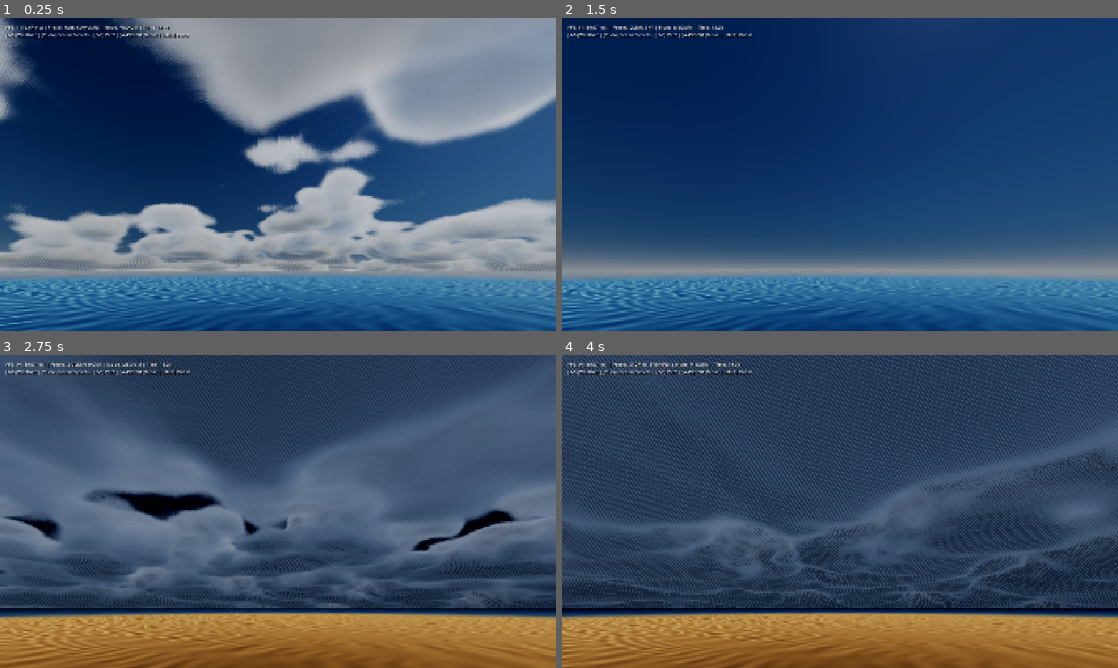
Above: before the commit, frames 1-4 (two rows, left to right).
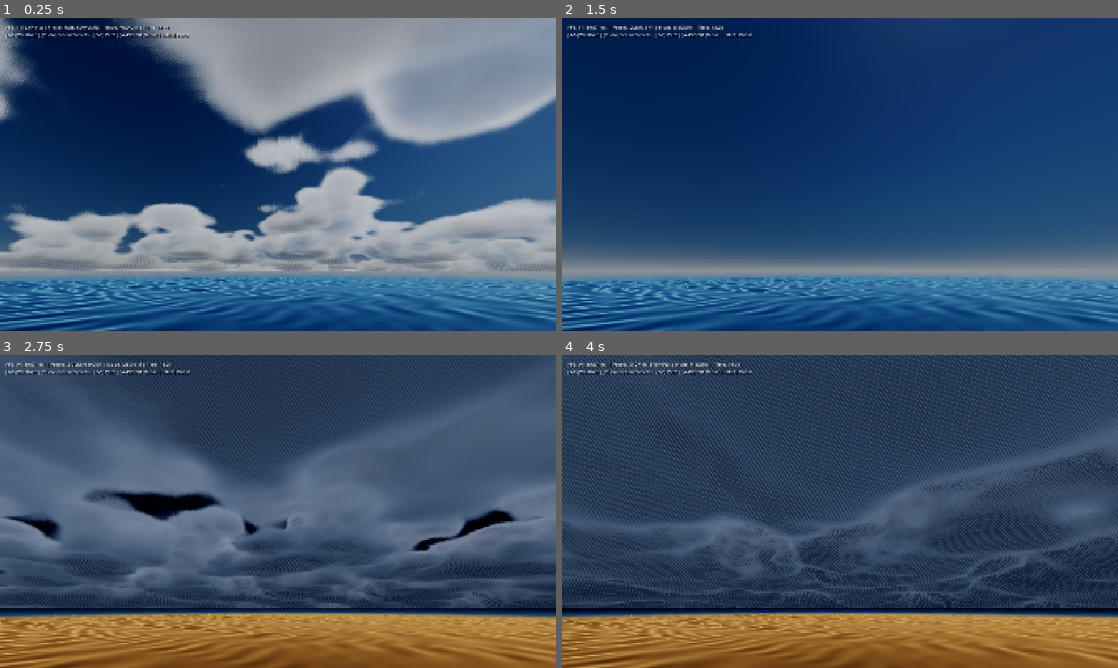
Above: after the commit, the same moments.

Repository: rlsl0422/godot-simple-sky
Game: Godot game, scene res://scenes/main_showcase.tscn
Same seed, same stepped clock (60 frames per second), same inputs: the game is played once before the commit and once after it.
Inputs (mouse positions are in pixels of both pictures, inside the frame that each line leads up to):
- Up to frame 1 (0.25 s): no input
- Up to frame 2 (1.5 s): tap Enter at 0.5 s; move the mouse to (962, 158) at 0.52 s; hold D 0.53-1.25 s; tap 1 at 0.6 s; click (962, 158) at 0.67 s; tap Space at 0.77 s; drag from (728, 190) to (812, 237) at 1.27 s
- Up to frame 3 (2.75 s): move the mouse to (333, 442) at 2.02 s; hold D from 2.03 s (still down); tap 3 at 2.1 s
- Up to frame 4 (4 s): release D at 2.75 s; drag from (812, 574) to (673, 464) at 2.77 s; move the mouse to (1006, 558) at 3.52 s; hold A from 3.53 s (still down); tap 5 at 3.6 s; tap Space at 3.77 s

The runs differ from the first frame. In frame 1, 3.9% of the frame differs, in the area x 0-100%, y 82-100%; in frame 2, 3.7%; in frame 3, 3.1%; in frame 4, 3.2%.

Commit message:
fix(ocean): resolve waterline blue stripe and mask caustics on bottom/shadowed faces

Diff:
--- a/scenes/main_showcase.tscn
+++ b/scenes/main_showcase.tscn
@@ -23,23 +23,23 @@
 shader_parameter/mie_strength = 1.2
 shader_parameter/ozone_strength = 1.2
 shader_parameter/ground_color = Color(0.18, 0.22, 0.2, 1)
-shader_parameter/deep_water_color = Color(0.006, 0.04, 0.115, 1)
+shader_parameter/deep_water_color = Color(0.012, 0.08, 0.22, 1)
 shader_parameter/clouds_enabled = true
 shader_parameter/base_noise_tex = ExtResource("2_owdof")
 shader_parameter/detail_noise_tex = ExtResource("3_fkctd")
 shader_parameter/weather_tex = ExtResource("4_ipc0k")
-shader_parameter/cloud_coverage = 0.38
-shader_parameter/cloud_density_multiplier = 1.8
-shader_parameter/cloud_bottom_altitude = 3150.0
-shader_parameter/cloud_top_altitude = 6600.0
-shader_parameter/cloud_scale = 0.12000000000000001
+shader_parameter/cloud_coverage = 0.42
+shader_parameter/cloud_density_multiplier = 1.3
+shader_parameter/cloud_bottom_altitude = 1600.0
+shader_parameter/cloud_top_altitude = 4200.0
+shader_parameter/cloud_scale = 0.12
 shader_parameter/detail_scale = 3.5
-shader_parameter/detail_strength = 0.39
+shader_parameter/detail_strength = 0.42
 shader_parameter/weather_scale = 0.045
 shader_parameter/cloud_curvature_radius_km = 150.0
 shader_parameter/wind_direction = Vector3(0.8660254, 0, 0.5)
 shader_parameter/wind_speed = 6.944444444444445
-shader_parameter/custom_time = 171.324
+shader_parameter/custom_time = 331.918
 shader_parameter/camera_world_position = Vector3(0, 50, 0)
 shader_parameter/forward_scattering_g = 0.78
 shader_parameter/backward_scattering_g = 0.32
@@ -78,17 +78,17 @@
 shader_parameter/wave_speed = 1.8
 shader_parameter/wave_steepness = 0.72
 shader_parameter/primary_wind_dir = Vector2(0.9063078, 0.42261827)
-shader_parameter/deep_water_color = Color(0.006, 0.04, 0.115, 1)
+shader_parameter/deep_water_color = Color(0.012, 0.08, 0.22, 1)
 shader_parameter/shallow_water_color = Color(0.04, 0.32, 0.48, 1)
 shader_parameter/sss_color = Color(0.03, 0.28, 0.32, 1)
-shader_parameter/sss_intensity = 1.2
+shader_parameter/sss_intensity = 1.1
 shader_parameter/water_clarity = 15.0
 shader_parameter/absorption_coefficients = Vector3(0.32, 0.07, 0.02)
-shader_parameter/surface_roughness = 0.12
+shader_parameter/surface_roughness = 0.08
 shader_parameter/foam_color = Color(0.92, 0.95, 0.98, 1)
 shader_parameter/crest_foam_threshold = 0.52
-shader_parameter/crest_foam_intensity = 2.2
-shader_parameter/contact_foam_distance = 1.4
+shader_parameter/crest_foam_intensity = 2.0
+shader_parameter/contact_foam_distance = 0.25
 shader_parameter/sun_direction = Vector3(0.6087615, 0.7760167, -0.16494745)
 shader_parameter/sun_color = Color(1, 0.95, 0.88, 1)
 shader_parameter/sun_intensity = 10.0
@@ -96,7 +96,7 @@
 shader_parameter/sky_horizon_color = Color(0.26, 0.52, 0.76, 1)
 shader_parameter/fade_inner_radius = 1400.0
 shader_parameter/fade_outer_radius = 2400.0
-shader_parameter/custom_time = 171.324
+shader_parameter/custom_time = 331.918
 shader_parameter/tonemap_mode = 1
 shader_parameter/exposure = 1.0
 shader_parameter/white_point = 6.0
@@ -129,7 +129,7 @@
 shader_parameter/sun_direction = Vector3(0.6087615, 0.7760167, -0.16494745)
 shader_parameter/sun_color = Color(1, 0.98, 0.92, 1)
 shader_parameter/sun_intensity = 10.0
-shader_parameter/custom_time = 171.324
+shader_parameter/custom_time = 331.918
 
 [sub_resource type="QuadMesh" id="QuadMesh_n02pc"]
 size = Vector2(2, 2)
@@ -158,12 +158,11 @@
 sun_light = NodePath("../DirectionalLight3D")
 sun_latitude = 12.0
 sun_intensity = 10.0
-cloud_coverage = 0.38
-cloud_density = 1.8
-cloud_bottom_altitude = 3150.0
-cloud_thickness = 3450.0
-detail_fluffiness = 0.39
-cloud_scale = 0.12000000000000001
+cloud_coverage = 0.42
+cloud_density = 1.3
+cloud_thickness = 2600.0
+detail_fluffiness = 0.42
+cloud_scale = 0.12
 cloud_curvature_radius_km = 150.0
 sun_corona_intensity = 0.05
 
@@ -193,17 +192,16 @@
 camera = NodePath("../Camera3D")
 ocean_mesh_instance = NodePath("OceanSurfaceMesh")
 underwater_quad = NodePath("UnderwaterPostQuad")
-ocean_preset = 2
+ocean_preset = 3
 wave_amplitude = 2.6
 wave_length = 55.0
 wave_speed = 1.8
 wave_steepness = 0.72
-deep_water_color = Color(0.006, 0.04, 0.115, 1)
-sss_intensity = 1.2
+sss_intensity = 1.1
 water_clarity = 15.0
-surface_roughness = 0.12
+surface_roughness = 0.08
 crest_foam_threshold = 0.52
-crest_foam_intensity = 2.2
+crest_foam_intensity = 2.0
 underwater_turbidity = 0.045
 caustics_strength = 0.5
 underwater_max_visibility = 45.0
@@ -212,15 +210,19 @@
 godray_sharpness = 8.5
 
 [node name="OceanSurfaceMesh" type="MeshInstance3D" parent="OceanController" unique_id=625027918]
-transform = Transform3D(1, 0, 0, 0, 1, 0, 0, 0, 1, -23.4375, 0, -23.4375)
+transform = Transform3D(1, 0, 0, 0, 1, 0, 0, 0, 1, -23.4375, 0, 0)
 material_override = SubResource("ShaderMaterial_5ptkg")
 cast_shadow = 0
 mesh = SubResource("PlaneMesh_k8c2n")
 
 [node name="UnderwaterPostQuad" type="MeshInstance3D" parent="OceanController" unique_id=588069186]
-transform = Transform3D(1, 0, 0, 0, 1, 0, 0, 0, 1, -2.2811885, 10.223057, -9.788258)
+transform = Transform3D(1, 0, 0, 0, 1, 0, 0, 0, 1, -4.739901, 2.4505699, 7.831688)
 material_override = SubResource("ShaderMaterial_vmc2o")
 cast_shadow = 0
 extra_cull_margin = 16384.0
 custom_aabb = AABB(-100000, -100000, -100000, 200000, 200000, 200000)
 mesh = SubResource("QuadMesh_n02pc")
+
+[node name="CSGBox3D" type="CSGBox3D" parent="." unique_id=1412476091]
+transform = Transform3D(0.9235375, 0.36805552, 0.10776677, -0.3835082, 0.8863254, 0.25951636, 0, -0.28100252, 0.959707, 0.6406925, -0.93969715, -2.5693097)
+size = Vector3(5.7094727, 5.2817383, 8.116272)
--- a/screenshots/perf_metrics.json
+++ b/screenshots/perf_metrics.json
@@ -1,11 +1,11 @@
 {
-	"avg_fps": 40.1132817844041,
-	"avg_frame_time_ms": 24.9293988304093,
-	"max_frame_time_ms": 149.342,
-	"min_frame_time_ms": 1.43766666666676,
-	"percentile_1_low_fps": 7.17351538121256,
-	"percentile_99_frame_time_ms": 139.401666666667,
+	"avg_fps": 40.1226090620505,
+	"avg_frame_time_ms": 24.9236035087718,
+	"max_frame_time_ms": 147.103666666667,
+	"min_frame_time_ms": 2.54166666666669,
+	"percentile_1_low_fps": 7.57099702459817,
+	"percentile_99_frame_time_ms": 132.083,
 	"renderer": "NVIDIA GeForce MX450",
-	"timestamp": "2026-09-08T23:18:36",
+	"timestamp": "2026-09-08T23:38:52",
 	"total_frames": 570
 }
--- a/scripts/ocean_controller.gd
+++ b/scripts/ocean_controller.gd
@@ -135,7 +135,7 @@
 		_update_ocean_uniform("crest_foam_intensity", val)
 
 ## 해안선 및 수중 고체 오브젝트와의 접촉 거품 감지 거리(단위: 미터).
-@export_range(0.1, 5.0, 0.1) var contact_foam_distance: float = 1.4:
+@export_range(0.05, 2.0, 0.05) var contact_foam_distance: float = 0.25:
 	set(val):
 		contact_foam_distance = val
 		_update_ocean_uniform("contact_foam_distance", val)
@@ -161,6 +161,7 @@
 	set(val):
 		caustics_strength = val
 		_update_underwater_uniform("caustics_strength", val)
+		_update_ocean_uniform("caustics_strength", val)
 
 ## 수중 최대 가시거리(단위: 미터). 빛이 완전히 소멸되어 심해 암흑 또는 배경색으로 수렴하는 거리입니다.
 @export_range(10.0, 150.0, 5.0) var underwater_max_visibility: float = 110.0:
@@ -367,6 +368,7 @@
 	_update_ocean_uniform("contact_foam_distance", contact_foam_distance)
 	_update_ocean_uniform("fade_inner_radius", fade_inner_radius)
 	_update_ocean_uniform("fade_outer_radius", fade_outer_radius)
+	_update_ocean_uniform("caustics_strength", caustics_strength)
 
 	_update_underwater_uniform("water_scatter_color", Vector3(underwater_scatter_color.r, underwater_scatter_color.g, underwater_scatter_color.b))
 	_update_underwater_uniform("turbidity", underwater_turbidity)
--- a/shaders/ocean_surface.gdshader
+++ b/shaders/ocean_surface.gdshader
@@ -43,7 +43,9 @@
 uniform vec3 foam_color : source_color = vec3(0.92, 0.95, 0.98);
 uniform float crest_foam_threshold : hint_range(0.3, 1.0, 0.02) = 0.68;
 uniform float crest_foam_intensity : hint_range(0.0, 3.0, 0.1) = 1.4;
-uniform float contact_foam_distance : hint_range(0.1, 5.0, 0.1) = 1.4;
+uniform float contact_foam_distance : hint_range(0.05, 2.0, 0.05) = 0.25;
+uniform float caustics_strength : hint_range(0.0, 3.0, 0.1) = 0.75;
+uniform float caustics_scale : hint_range(0.1, 4.0, 0.05) = 1.4;
 
 // ==========================================
 // UNIFORMS: SUN & ATMOSPHERE LINK
@@ -241,12 +243,25 @@
 	return normalize(cross(binormal, tangent));
 }
 
+// Gentle geometry caustics (only on solid underwater terrain/objects)
+float evaluate_caustics(vec2 xz, float time_val) {
+	vec2 uv1 = xz * caustics_scale + vec2(time_val * 0.4, time_val * 0.25);
+	vec2 uv2 = vec2(xz.x * 0.707 - xz.y * 0.707, xz.x * 0.707 + xz.y * 0.707) * (caustics_scale * 1.3) - vec2(time_val * 0.3, -time_val * 0.35);
+
+	float c1 = cos(uv1.x * 2.4 + sin(uv1.y * 1.6));
+	float c2 = sin(uv2.x * 3.1 - cos(uv2.y * 2.1));
+
+	return pow(abs(c1 * 0.6 + c2 * 0.4), 2.0);
+}
+
 // Procedural Cellular Bubble Foam (Turbulent bubble lace + organic froth, ZERO polygon confetti)
-float evaluate_organic_foam(vec2 xz, float time_val, float crest_mask, float depth_val, bool is_underwater) {
-	// Shoreline/contact foam
+float evaluate_organic_foam(vec2 xz, float time_val, float crest_mask, float depth_val, float scene_y, bool is_underwater) {
+	// Shoreline/contact foam: only active within narrow waterline band near sea surface (y ~ 0)
 	float contact_mask = 0.0;
 	if (!is_underwater && depth_val < contact_foam_distance) {
-		contact_mask = smoothstep(contact_foam_distance, 0.02, depth_val);
+		float depth_factor = smoothstep(contact_foam_distance, 0.01, depth_val);
+		float surf_band = smoothstep(0.35, 0.02, abs(scene_y));
+		contact_mask = depth_factor * surf_band;
 	}
 
 	float raw_mask = max(crest_mask, contact_mask);
@@ -363,18 +378,22 @@
 	float depth_raw = texture(depth_texture, SCREEN_UV).r;
 	bool has_solid_ground = depth_raw > 0.0001 && depth_raw < 0.9999;
 	float water_depth = 10000.0;
+	vec3 scene_world_pos = vec3(0.0);
 	if (has_solid_ground) {
 		vec4 upos = INV_PROJECTION_MATRIX * vec4(SCREEN_UV * 2.0 - 1.0, depth_raw, 1.0);
 		vec3 scene_pixel_pos = upos.xyz / max(abs(upos.w), 0.00001);
 		float scene_linear_depth = -scene_pixel_pos.z;
-		if (scene_linear_depth > surface_linear_depth + 0.30) {
-			water_depth = scene_linear_depth - surface_linear_depth;
+		float depth_diff = scene_linear_depth - surface_linear_depth;
+		if (depth_diff > 0.003) {
+			water_depth = depth_diff;
+			scene_world_pos = (INV_VIEW_MATRIX * vec4(scene_pixel_pos, 1.0)).xyz;
 		} else {
 			has_solid_ground = false;
 		}
 	}
 
 	vec3 depth_transmittance = has_solid_ground ? exp(-absorption_coefficients * (water_depth / max(water_clarity * 0.25, 0.1))) : vec3(0.0);
+	float water_tint_factor = has_solid_ground ? clamp(1.0 - depth_transmittance.y, 0.0, 1.0) : 1.0;
 	vec3 water_body_color = mix(deep_water_color, shallow_water_color, clamp(depth_transmittance.y * 1.2, 0.0, 1.0));
 
 	// Fresnel & Snell's Window
@@ -406,7 +425,7 @@
 	float whitecap_crest_mask = steepness_mask * height_mask;
 
 	// Procedural Cellular Sea Foam (100% free of polygon confetti!)
-	float total_foam = evaluate_organic_foam(v_world_pos.xz, time_val, whitecap_crest_mask, water_depth, is_underwater);
+	float total_foam = evaluate_organic_foam(v_world_pos.xz, time_val, whitecap_crest_mask, water_depth, scene_world_pos.y, is_underwater);
 	float foam_alt_fade = 1.0 - smoothstep(30.0, 600.0, v_cam_alt);
 	total_foam *= foam_alt_fade;
 
@@ -452,13 +471,43 @@
 	vec3 diffuse_illumination = sun_color * (sun_intensity * 0.07 * clamp(sun_direction.y, 0.05, 1.0)) + sky_ambient_color * 0.70;
 	vec3 upwelling_ocean = deep_water_color * diffuse_illumination * wave_ao;
 
-	// Refracted scene color: only active when solid objects/terrain are submerged underneath
+	// Refracted scene color & submerged caustics: only active when solid objects/terrain are submerged underneath
 	vec3 water_composite = upwelling_ocean;
 	if (has_solid_ground) {
-		vec2 refract_offset = (VIEW_MATRIX * vec4(N.x, 0.0, N.z, 0.0)).xy * (0.028 / max(surface_linear_depth * 0.08 + 1.0, 1.0));
+		vec2 refract_offset = (VIEW_MATRIX * vec4(N.x, 0.0, N.z, 0.0)).xy * (0.022 / max(surface_linear_depth * 0.08 + 1.0, 1.0));
 		vec2 ref_uv = clamp(SCREEN_UV + refract_offset, vec2(0.001), vec2(0.999));
+
+		// Validate refraction depth: if refracted pixel hits geometry in front of surface (e.g. above waterline), cancel offset
+		float ref_depth_raw = texture(depth_texture, ref_uv).r;
+		vec4 ref_upos = INV_PROJECTION_MATRIX * vec4(ref_uv * 2.0 - 1.0, ref_depth_raw, 1.0);
+		float ref_linear_depth = -(ref_upos.xyz / max(abs(ref_upos.w), 0.00001)).z;
+		if (ref_linear_depth <= surface_linear_depth + 0.002) {
+			ref_uv = SCREEN_UV;
+		}
+
 		vec3 refracted_scene = texture(screen_texture, ref_uv).rgb;
-		water_composite = mix(refracted_scene * depth_transmittance, water_body_color, 1.0 - depth_transmittance.y * 0.7);
+
+		// Reconstruct geometric normal of submerged scene geometry using screen-space derivatives
+		vec3 sc_norm = normalize(cross(dFdy(scene_world_pos), dFdx(scene_world_pos)));
+		if (dot(sc_norm, V) < 0.0) {
+			sc_norm = -sc_norm;
+		}
+
+		// Strictly mask out downward-facing surfaces (bottom of objects: normal.y <= 0)
+		float upward_factor = clamp(sc_norm.y * 3.5, 0.0, 1.0);
+		// Strictly mask out unlit surfaces facing away from the sun (dot(normal, sun_dir) <= 0)
+		float sun_lit_factor = clamp(dot(sc_norm, normalize(sun_direction)) * 3.0, 0.0, 1.0);
+		float caustics_mask = upward_factor * sun_lit_factor;
+
+		vec3 caustics_light = vec3(0.0);
+		if (caustics_mask > 0.001 && sun_direction.y > 0.02) {
+			float depth_caustic_fade = exp(-water_depth * 0.12);
+			float c_val = evaluate_caustics(scene_world_pos.xz, time_val);
+			caustics_light = sun_color * (c_val * caustics_strength * caustics_mask * depth_caustic_fade * clamp(sun_direction.y * 1.5, 0.0, 1.0));
+		}
+
+		vec3 lit_submerged_scene = refracted_scene + caustics_light;
+		water_composite = mix(lit_submerged_scene * depth_transmittance, water_body_color, water_tint_factor);
 	}
 
 	vec3 surface_color = mix(water_composite, sky_reflected, fresnel);
--- a/shaders/underwater_post.gdshader
+++ b/shaders/underwater_post.gdshader
@@ -239,12 +239,25 @@
 		godray_accum = godray_raw / (1.0 + godray_raw * 0.8);
 	}
 
-	// 7. Gentle Caustics on Solid Geometry only
+	// 7. Gentle Caustics on Solid Geometry only (Strict upward & sun-facing mask)
 	vec3 caustics_light = vec3(0.0);
 	if (!is_sky && world_pos.y <= 0.0) {
-		float depth_caustic_fade = exp(-abs(world_pos.y) * 0.10);
-		float caustic_val = evaluate_caustics(world_pos.xz, time_val);
-		caustics_light = sun_color * (caustic_val * caustics_strength * depth_caustic_fade * clamp(sun_direction.y, 0.0, 1.0));
+		vec3 sc_norm = normalize(cross(dFdy(world_pos), dFdx(world_pos)));
+		if (dot(sc_norm, -ray_dir) < 0.0) {
+			sc_norm = -sc_norm;
+		}
+
+		// Strictly mask out downward-facing surfaces (bottom of objects: normal.y <= 0)
+		float upward_factor = clamp(sc_norm.y * 3.5, 0.0, 1.0);
+		// Strictly mask out unlit surfaces facing away from the sun (dot(normal, sun_dir) <= 0)
+		float sun_lit_factor = clamp(dot(sc_norm, normalize(sun_direction)) * 3.0, 0.0, 1.0);
+		float caustics_mask = upward_factor * sun_lit_factor;
+
+		if (caustics_mask > 0.001 && sun_direction.y > 0.02) {
+			float depth_caustic_fade = exp(-abs(world_pos.y) * 0.10);
+			float caustic_val = evaluate_caustics(world_pos.xz, time_val);
+			caustics_light = sun_color * (caustic_val * caustics_strength * caustics_mask * depth_caustic_fade * clamp(sun_direction.y, 0.0, 1.0));
+		}
 	}
 
 	// 8. Final Color Assembly
Binary file changed: screenshots/01_noon_cumulus.png
Binary file changed: screenshots/02_sun_silver_lining.png
Binary file changed: screenshots/03_golden_sunset.png
Binary file changed: screenshots/04_above_clouds.png
Binary file changed: screenshots/05_ground_and_contour_fix.png
Binary file changed: screenshots/06_infinite_ocean_sunset.png
Binary file changed: screenshots/07_underwater_optics.png
Binary file changed: screenshots/08_underwater_antisolar.png
Binary file changed: screenshots/09_underwater_deep_extinction.png
